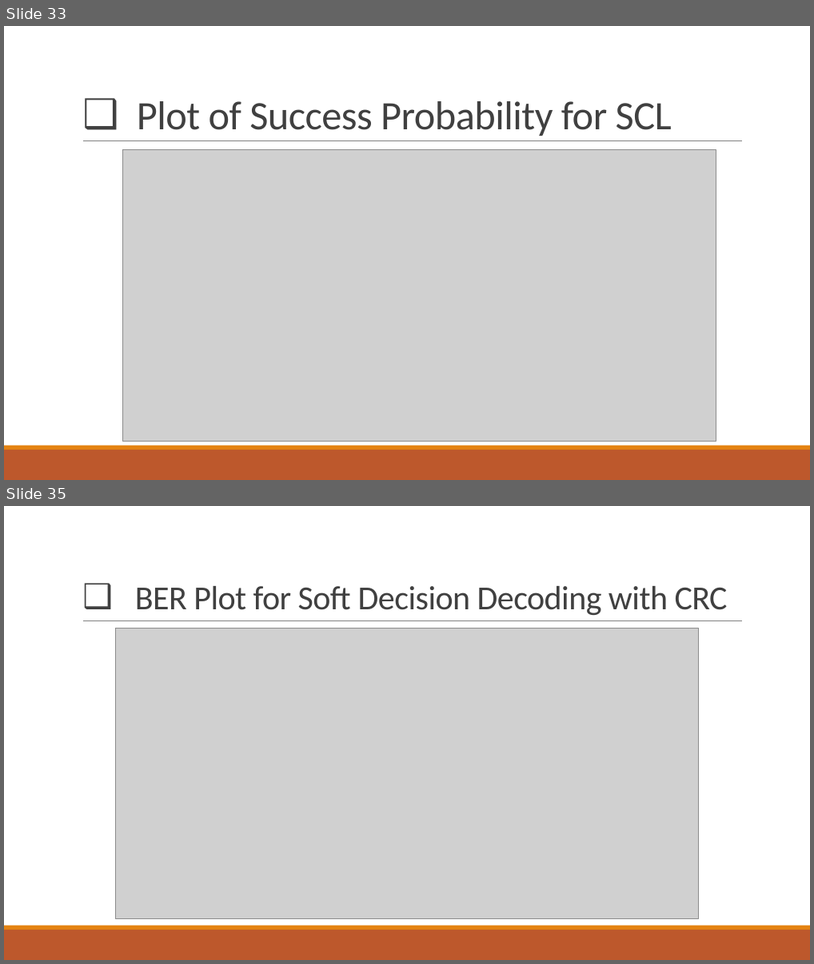
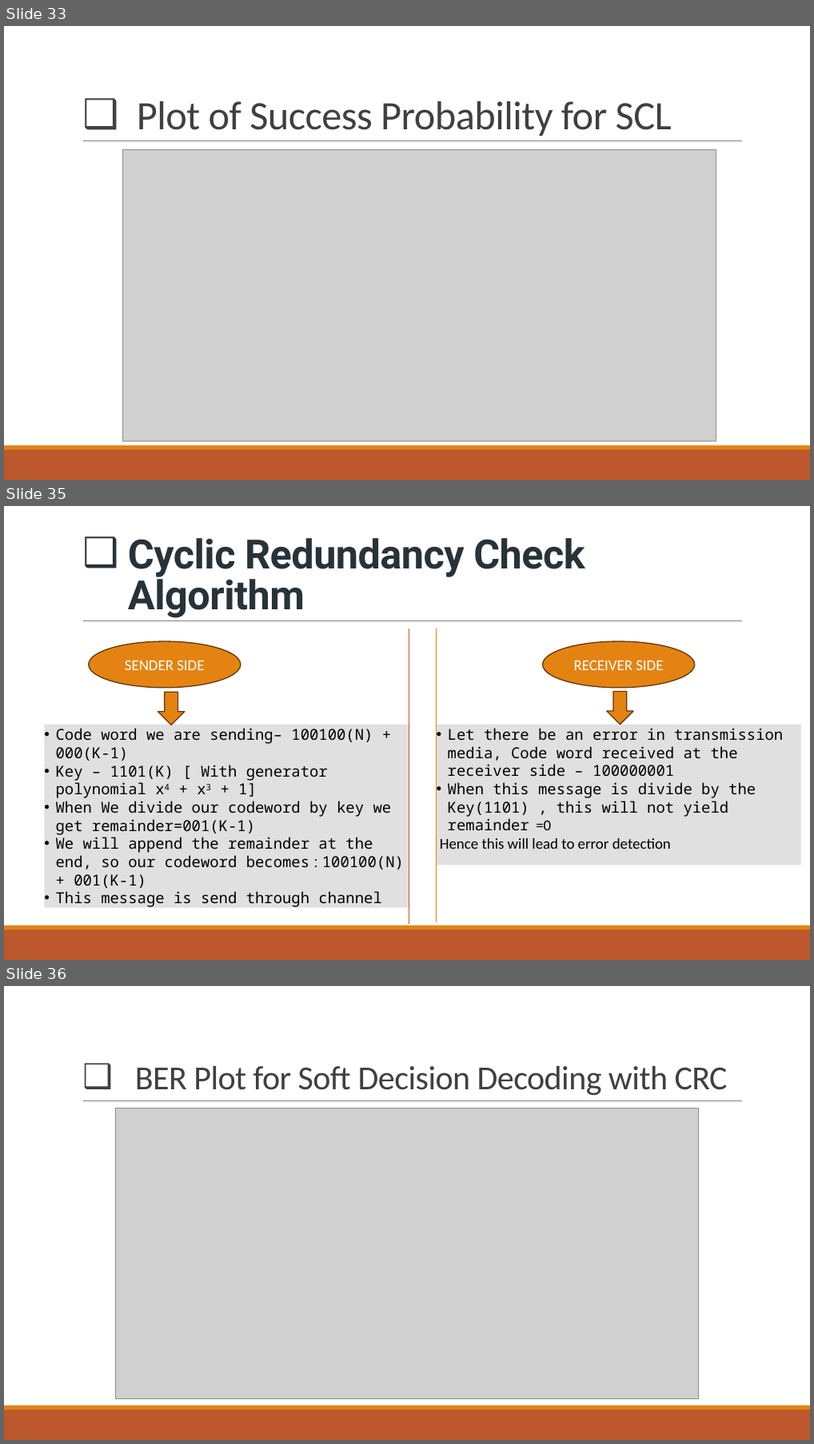
Before and after one commit to Jeet-Desai/Polar-Codes, a slide deck: Project_Presentation.pptx. Shown one above the other, each under a label of ours: slides 33 and 35 before the commit, slides 33, 35 and 36 after it; the slides between them are not shown. The pictures are 814x964 and 814x1444 pixels, drawn with LibreOffice and Linux fonts; fonts in the diff are those of the drawing; grey boxes stand for pictures. Boxes give left, top, right and bottom in pixels: in the first picture for what was removed or moved away, otherwise in the second. Text is boxed around its words. In the diff, an @@ line names an element or a change of style, - is before the commit and + after.

```diff
--- a/Project_Presentation.pptx
+++ b/Project_Presentation.pptx
@@ slide 35 added at (4,506,810,960), background #FFFFFF; not listed: 3 template elements that a slide beside it also shows @@
@@ title added at (128,538,585,618), 48 pt, text #273239, bold @@
+❑ Cyclic Redundancy Check Algorithm
@@ ellipse added at (89,641,241,688), fill #E48312, outline #643908 1.25 pt, 18 pt, text #FFFFFF @@
+SENDER SIDE
@@ line added from (410, 628) to (410, 924), #BD582C 1 pt @@
@@ line added from (437, 628) to (437, 922), #E48312 1 pt @@
@@ ellipse added at (543,641,695,688), fill #E48312, outline #643908 1.25 pt, 18 pt, text #FFFFFF @@
+RECEIVER SIDE
@@ right arrow added at (158,692,185,724), fill #E48312, outline #643908 1.25 pt @@
@@ right arrow added at (607,691,634,724), fill #E48312, outline #643908 1.25 pt @@
@@ rectangle added at (45,724,410,908), fill #E0E0E0, 18 pt, text #000000 @@
+• Code word we are sending– 100100(N) + 000(K-1)
+• Key – 1101(K) [ With generator polynomial x4 + x3 + 1]
+• When We divide our codeword by key we get remainder=001(K-1)
+• We will append the remainder at the end, so our codeword becomes : 100100(N) + 001(K-1)
+• This message is send through channel
@@ rectangle added at (437,724,802,865), fill #E0E0E0, 18 pt, text #000000 @@
+• Let there be an error in transmission media, Code word received at the receiver side – 100000001
+• When this message is divide by the Key(1101) , this will not yield remainder =0
+Hence this will lead to error detection
@@ what was slide 35 is now slide 36 @@
```
Also in this commit, not shown: 4 slides changed, 2 other slides added, 2 slides removed.
